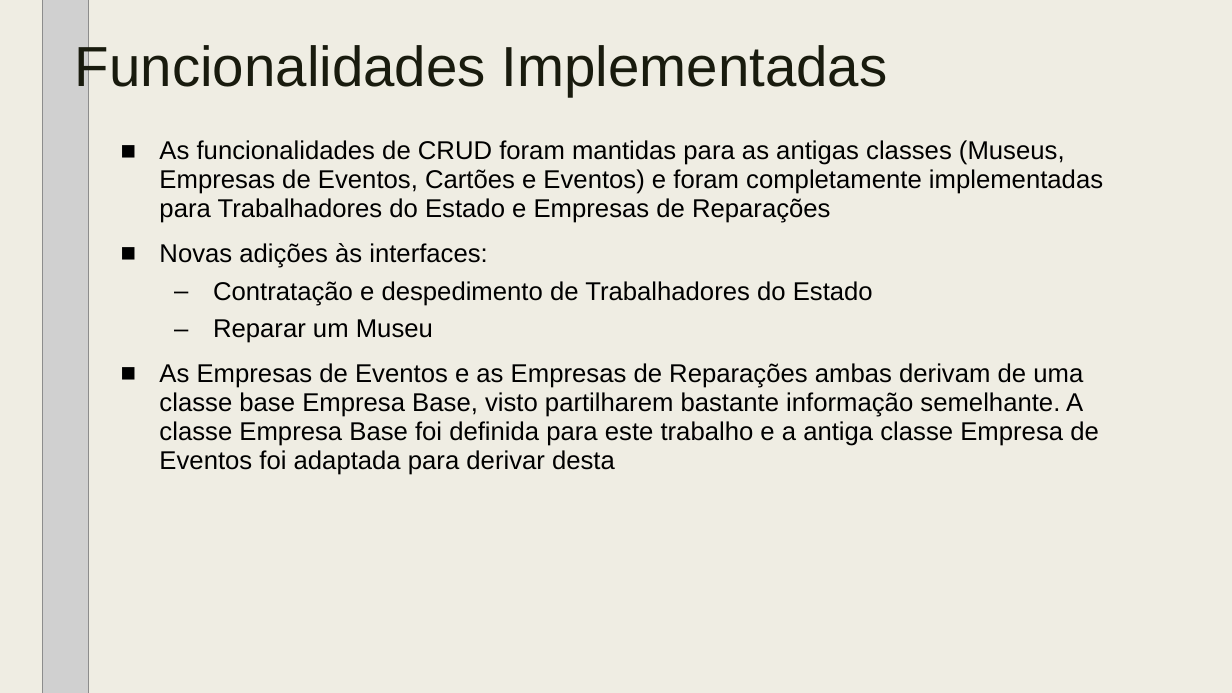
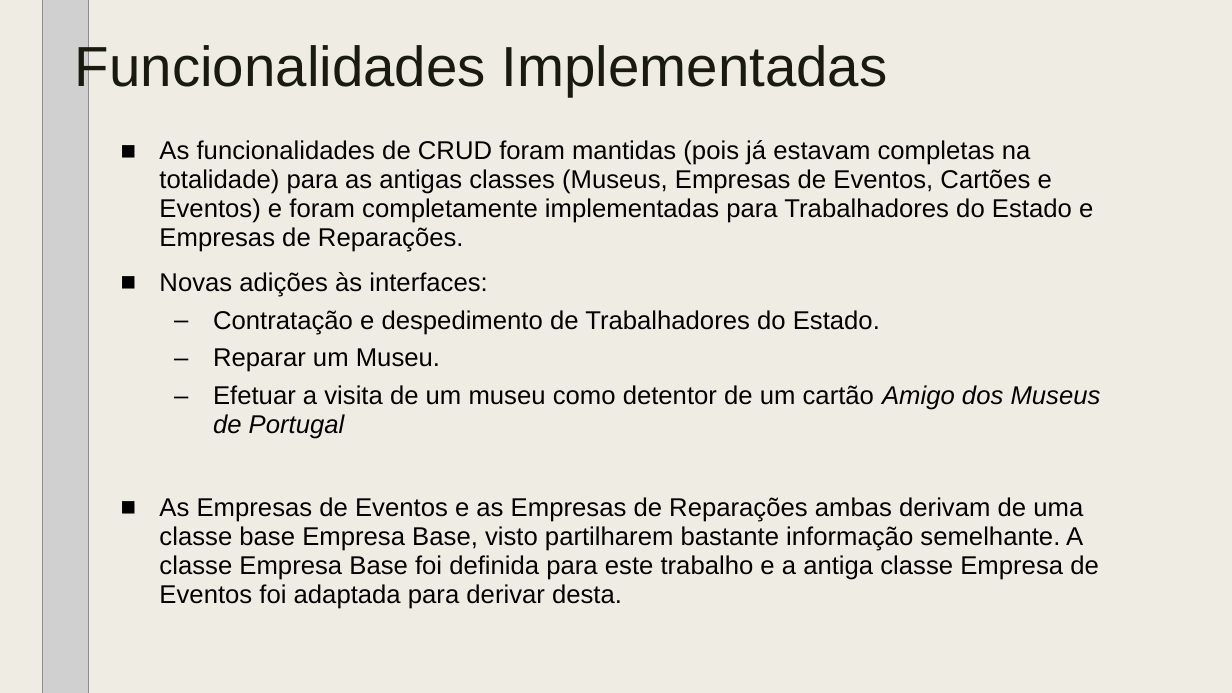
Before and after one commit to tiagodusilva/FEUP-AEDA-Proj1, a slide deck: slide 5 of AEDA_-_Cartao_Museus_de_Portugal_parte_2.pptx. Drawn at 1232x693 pixels with LibreOffice and Linux fonts; fonts in the diff are those of the drawing; grey boxes stand for pictures. Boxes give left, top, right and bottom in pixels: in the first picture for what was removed or moved away, otherwise in the second. Text is boxed around its words. In the diff, an @@ line names an element or a change of style, - is before the commit and + after.

```diff
--- a/AEDA_-_Cartao_Museus_de_Portugal_parte_2.pptx
+++ b/AEDA_-_Cartao_Museus_de_Portugal_parte_2.pptx
@@ text at box(159, 140, 1093, 252): text changed @@
-■ As funcionalidades de CRUD foram mantidas para as antigas classes (Museus, Empresas de Eventos, Cartões e Eventos) e foram completamente implementadas para Trabalhadores do Estado e Empresas de Reparações
+■ As funcionalidades de CRUD foram mantidas (pois já estavam completas na totalidade) para as antigas classes (Museus, Empresas de Eventos, Cartões e Eventos) e foram completamente implementadas para Trabalhadores do Estado e Empresas de Reparações.
@@ text at box(159, 310, 1101, 609): text changed @@
-  – Contratação e despedimento de Trabalhadores do Estado
-  – Reparar um Museu
-■ As Empresas de Eventos e as Empresas de Reparações ambas derivam de uma classe base Empresa Base, visto partilharem bastante informação semelhante. A classe Empresa Base foi definida para este trabalho e a antiga classe Empresa de Eventos foi adaptada para derivar desta
+  – Contratação e despedimento de Trabalhadores do Estado.
+  – Reparar um Museu.
+  – Efetuar a visita de um museu como detentor de um cartão Amigo dos Museus de Portugal
+■ As Empresas de Eventos e as Empresas de Reparações ambas derivam de uma classe base Empresa Base, visto partilharem bastante informação semelhante. A classe Empresa Base foi definida para este trabalho e a antiga classe Empresa de Eventos foi adaptada para derivar desta.
```
Also in this commit, not shown: 3 other slides changed.
